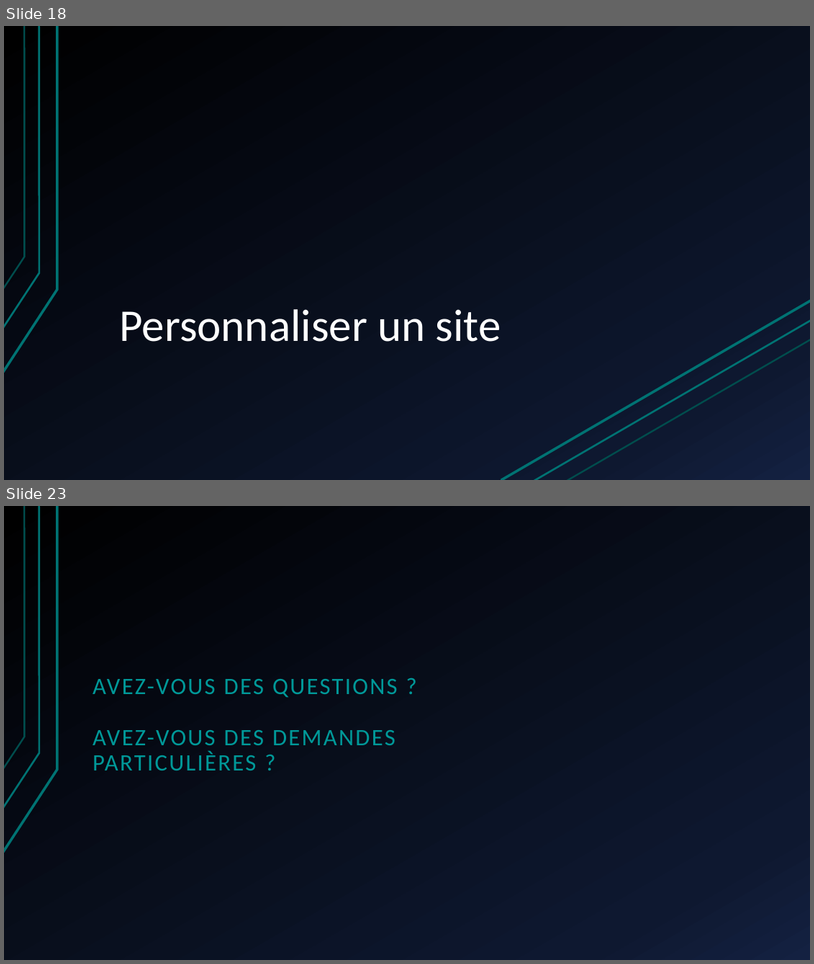
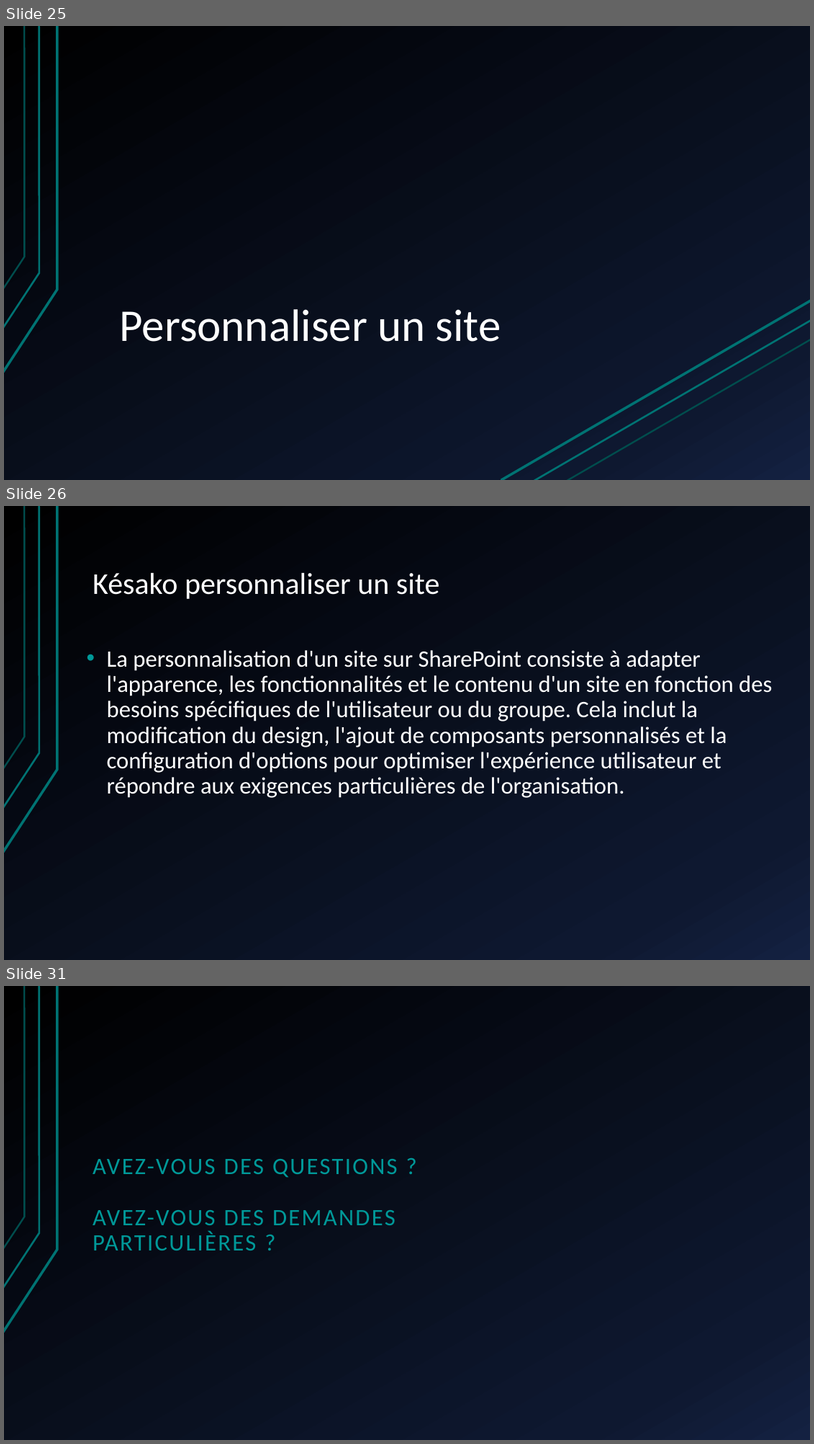
Before and after one commit to JojoTech-IT/Formation, a slide deck: Formation - installation, configuration et sécurisation de sharepoint.pptx. Shown one above the other, each under a label of ours: slides 18 and 23 before the commit, slides 25, 26 and 31 after it; the slides between them are not shown. The pictures are 814x964 and 814x1444 pixels, drawn with LibreOffice and Linux fonts; fonts in the diff are those of the drawing. Boxes give left, top, right and bottom in pixels: in the first picture for what was removed or moved away, otherwise in the second. Text is boxed around its words. In the diff, an @@ line names an element or a change of style, - is before the commit and + after.

Commit message:
ajout procedure install et prsentation sharepoint edit 01/02/2024

```diff
--- a/Formation - installation, configuration et sécurisation de sharepoint.pptx
+++ b/Formation - installation, configuration et sécurisation de sharepoint.pptx
@@ slide 26 added at (4, 506, 810, 960), background gradient #000000 to #0F1931 to #142242; not listed: 3 template elements that a slide beside it also shows @@
@@ title added at (93, 573, 440, 599), 36 pt, text #FFFFFF @@
+Késako personnaliser un site
@@ text added at (107, 650, 772, 798), 28 pt, text #FFFFFF @@
+• La personnalisation d'un site sur SharePoint consiste à adapter l'apparence, les fonctionnalités et le contenu d'un site en fonction des besoins spécifiques de l'utilisateur ou du groupe. Cela inclut la modification du design, l'ajout de composants personnalisés et la configuration d'options pour optimiser l'expérience utilisateur et répondre aux exigences particulières de l'organisation.
@@ what was slide 18 is now slide 25 @@
@@ what was slide 23 is now slide 31 @@
```
Also in this commit, not shown: 11 slides changed, 11 other slides added, 4 slides removed, 1 other file.
